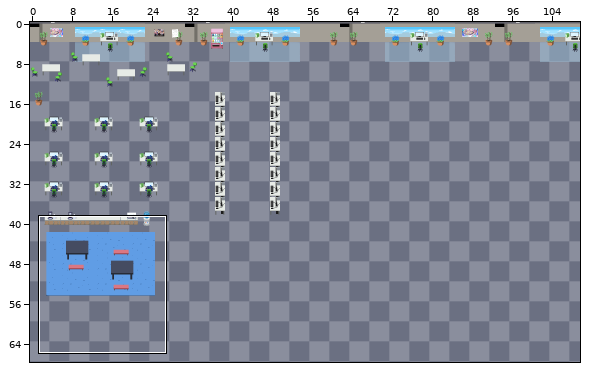
Tiled map: assets/Backgrounds/Stage.tmx. Above: a wide view before the commit, with the close-up outlined.
Close-up. Before the commit:
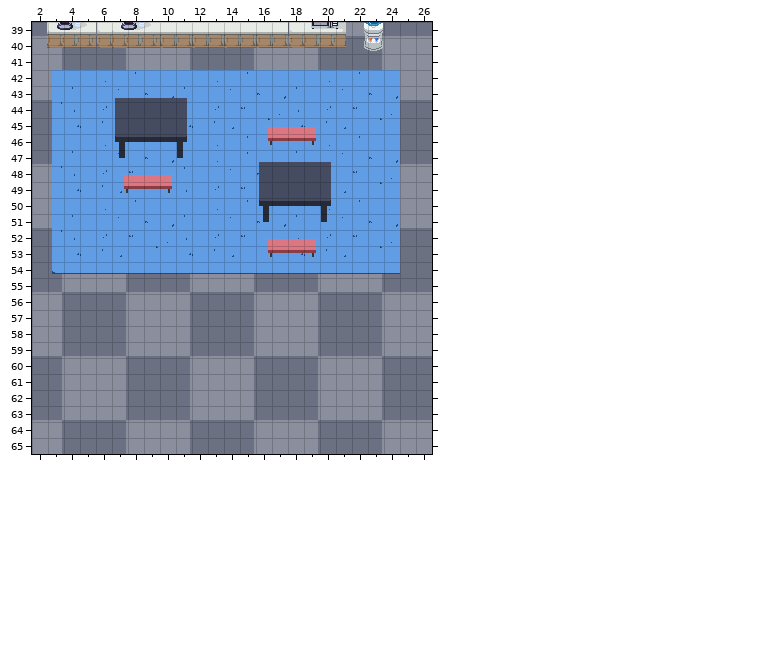
Cells are 16x16 px. Shown: x 2..26, y 39..65. The commit also changed other parts of the map, which this record leaves out.
Once edited:
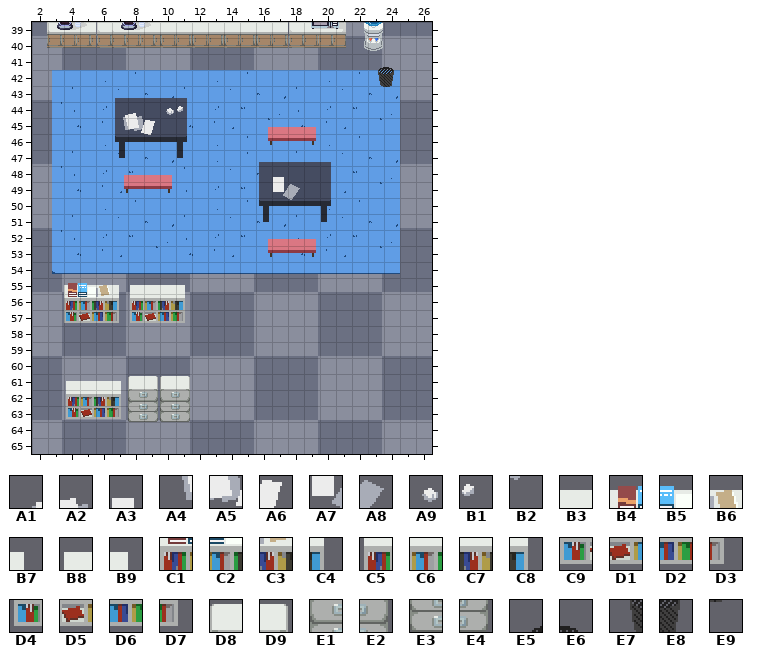
Key: from "Background": A1 1981, A2 1982, A3 1987, A4 2080, A5 2081, A6 2082, A7 2086, A8 2087, A9 2091, B1 2092, B2 2186, B3 2695, B4 3862, B5 3863, B6 3864, B7 3865, B8 3867, B9 3870, C1 3961, C2 3962, C3 3963, C4 3964, C5 3966, C6 3967, C7 3968, C8 3969, C9 4060, D1 4061, D2 4062, D3 4063, D4 4065, D5 4066, D6 4067, D7 4068, D8 5056, D9 5057, E1 5155, E2 5156, E3 5254, E4 5255, E5 7252, E6 7253, E7 7351, E8 7352, E9 7451.
__ is an empty cell.
Edits made:
Layer "Lighting":
There is now tile E5 in row 41 at x 23.
There is now tile E6 in row 41 at x 24.
There is now tile E7 in row 42 at x 23.
There is now tile E8 in row 42 at x 24.
There is now tile E9 in row 43 at x 24.
Layer "Graphics":
There is now tile B3 in row 55 at x 9 to 10; in row 61 at x 5 to 6.
There is now tile B4 in row 55 at x 4.
There is now tile B5 in row 55 at x 5.
There is now tile B6 in row 55 at x 6.
There is now tile B7 in row 55 at x 7.
There is now tile B8 in row 55 at x 8; in row 61 at x 4.
There is now tile B9 in row 55 at x 11; in row 61 at x 7.
There is now tile C1 in row 56 at x 4.
There is now tile C2 in row 56 at x 5.
There is now tile C3 in row 56 at x 6.
There is now tile C4 in row 56 at x 7.
There is now tile C5 in row 56 at x 8; in row 62 at x 4.
There is now tile C6 in row 56 at x 9; in row 62 at x 5.
There is now tile C7 in row 56 at x 10; in row 62 at x 6.
There is now tile C8 in row 56 at x 11; in row 62 at x 7.
There is now tile C9 in row 57 at x 4.
There is now tile D1 in row 57 at x 5.
There is now tile D2 in row 57 at x 6.
There is now tile D3 in row 57 at x 7.
There is now tile D4 in row 57 at x 8; in row 63 at x 4.
There is now tile D5 in row 57 at x 9; in row 63 at x 5.
There is now tile D6 in row 57 at x 10; in row 63 at x 6.
There is now tile D7 in row 57 at x 11; in row 63 at x 7.
There is now tile D8 in row 61 at x 8 and 10.
There is now tile D9 in row 61 at x 9 and 11.
There is now tile E1 in row 62 at x 8 and 10.
There is now tile E2 in row 62 at x 9 and 11.
There is now tile E3 in row 63 at x 8 and 10.
There is now tile E4 in row 63 at x 9 and 11.
Layer "Posters":
There is now tile A1 in row 44 at x 7.
There is now tile A2 in row 44 at x 8.
There is now tile A3 in row 48 at x 17.
There is now tile A4 in row 45 at x 7.
There is now tile A5 in row 45 at x 8.
There is now tile A6 in row 45 at x 9.
There is now tile A7 in row 49 at x 17.
There is now tile A8 in row 49 at x 18.
There is now tile A9 in row 44 at x 10.
There is now tile B1 in row 44 at x 11.
There is now tile B2 in row 50 at x 18.
